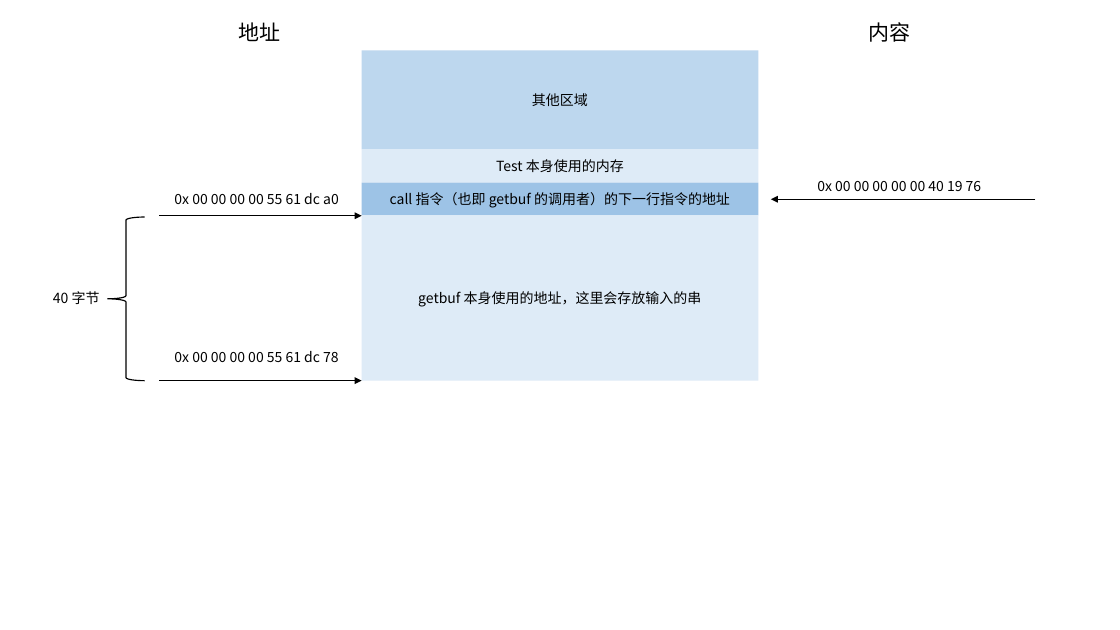
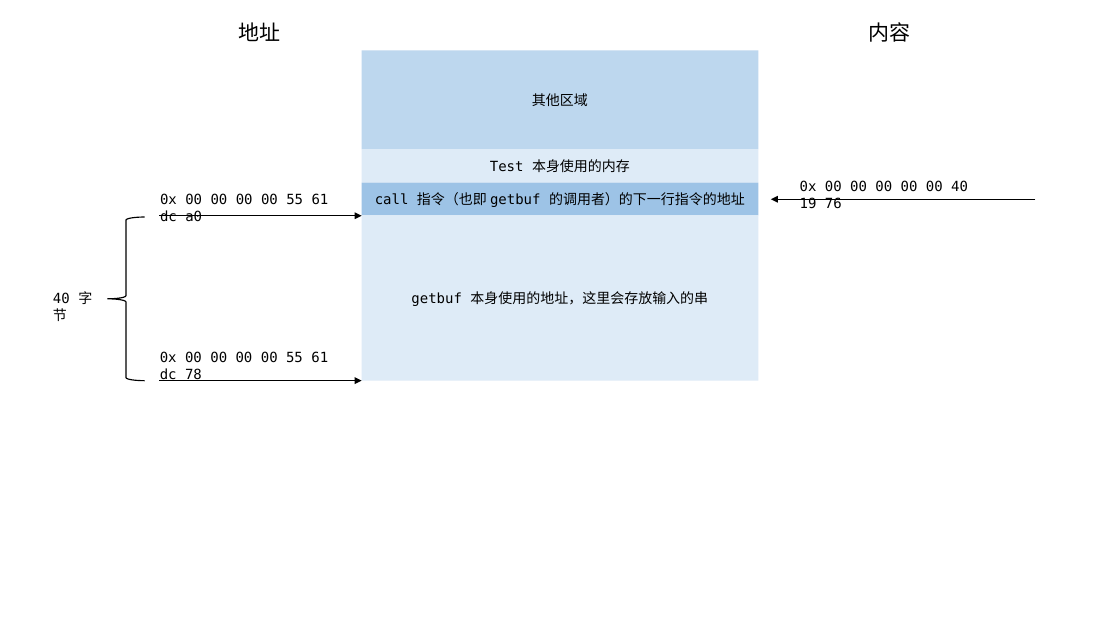
Before and after one commit to Niazye/CSAPP-in-ECNU, a slide deck: slide 1 of lab/lab3/lab3Pic.pptx. Drawn at 1120x630 pixels with LibreOffice and Linux fonts; fonts in the diff are those of the drawing. Boxes give left, top, right and bottom in pixels: in the first picture for what was removed or moved away, otherwise in the second. Text is boxed around its words. In the diff, an @@ line names an element or a change of style, - is before the commit and + after.

```diff
--- a/lab/lab3/lab3Pic.pptx
+++ b/lab/lab3/lab3Pic.pptx
@@ font Noto Sans CJK SC to DejaVu Sans Mono in 7 elements at box(361, 150, 758, 183), box(361, 183, 758, 216), box(361, 215, 758, 381), box(53, 291, 92, 321), box(160, 193, 329, 222), box(160, 351, 328, 381), box(800, 180, 968, 209) @@
@@ text "0x 00 00 00 00 ...": place and size @@
-text "0x 00 00 00 00 ..." at box(817, 181, 982, 191)
+text "0x 00 00 00 00 ..." at box(800, 180, 968, 209)
@@ text "0x 00 00 00 00 ...": place and size @@
-text "0x 00 00 00 00 ..." at box(174, 193, 339, 204)
+text "0x 00 00 00 00 ..." at box(160, 193, 329, 222)
@@ text "0x 00 00 00 00 ...": place and size @@
-text "0x 00 00 00 00 ..." at box(174, 351, 339, 362)
+text "0x 00 00 00 00 ..." at box(160, 351, 328, 381)
```
Also in this commit, not shown: 3 slides added, 12 other files.
